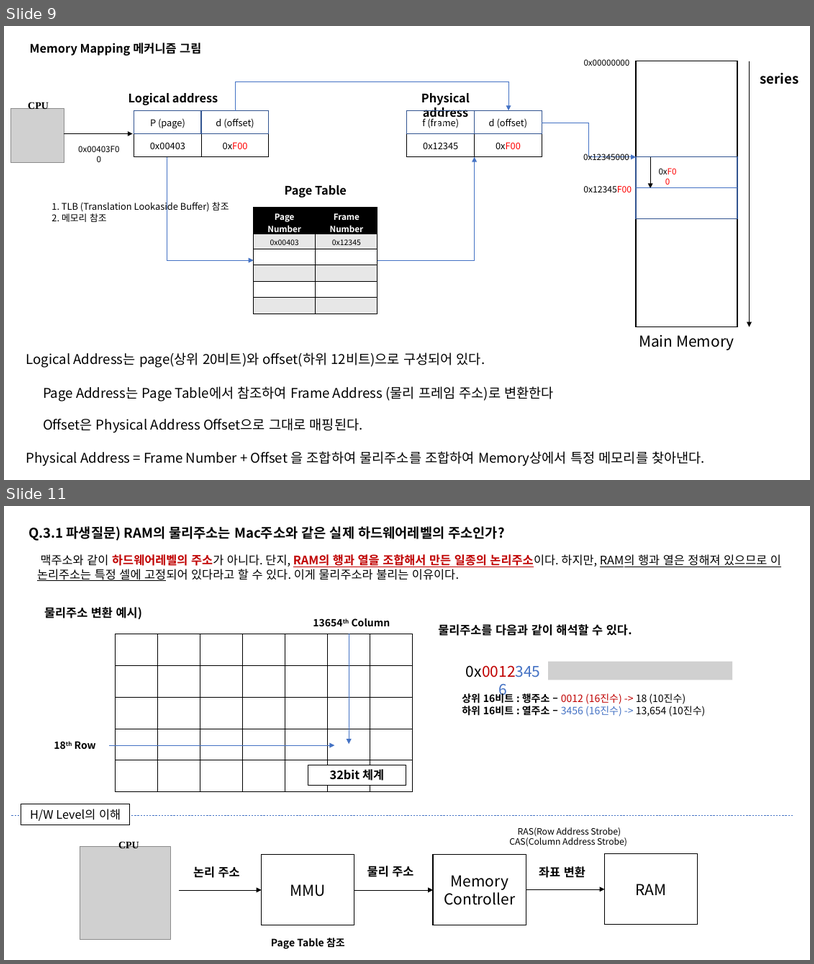
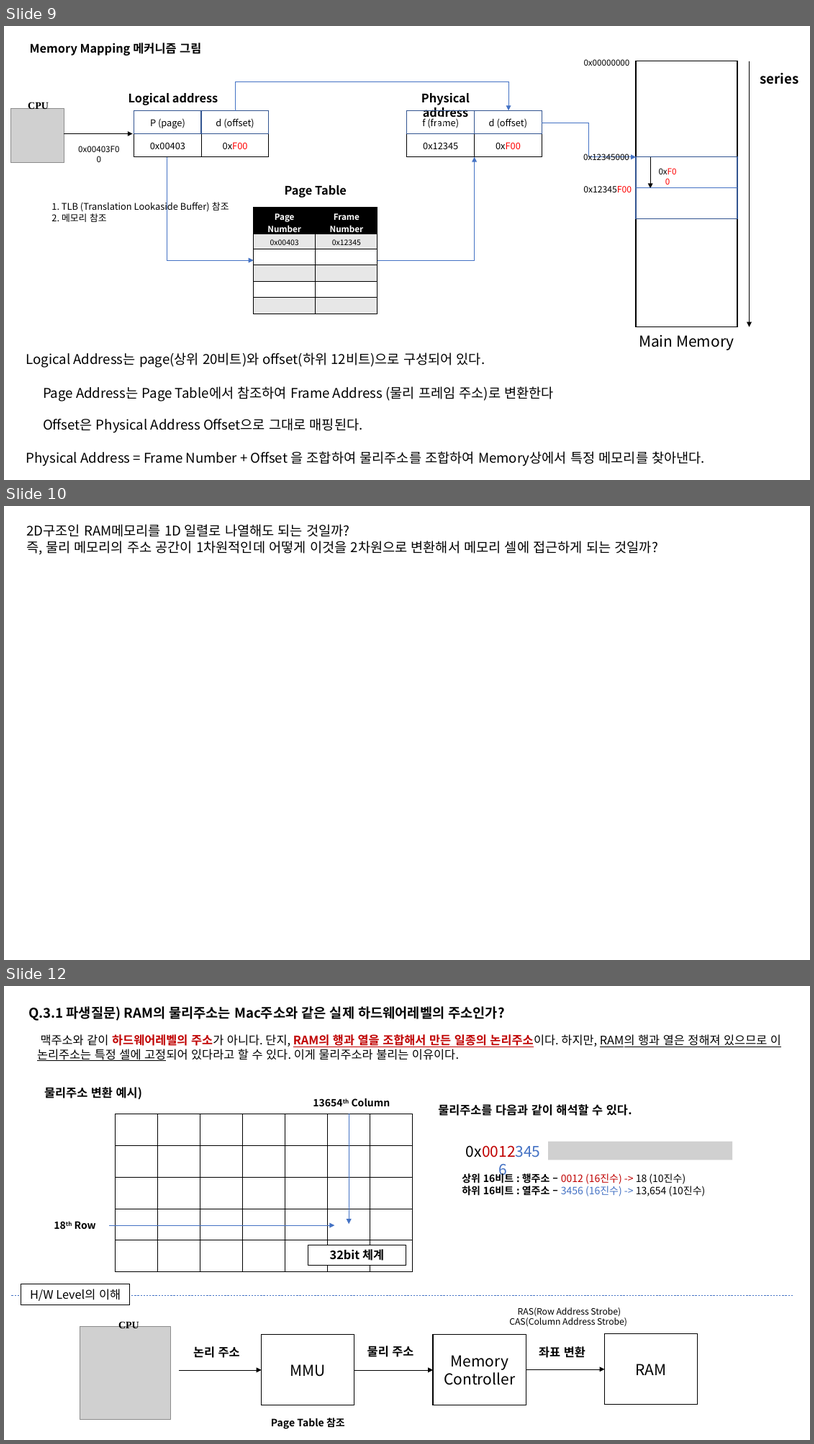
Before and after one commit to taehyuklee/C-CppStudy, a slide deck: CSwithC/CS-explanation.pptx. Shown one above the other, each under a label of ours: slides 9 and 11 before the commit, slides 9, 10 and 12 after it; the slides between them are not shown. The pictures are 814x964 and 814x1444 pixels, drawn with LibreOffice and Linux fonts; fonts in the diff are those of the drawing; grey boxes stand for pictures. Boxes give left, top, right and bottom in pixels: in the first picture for what was removed or moved away, otherwise in the second. Text is boxed around its words. In the diff, an @@ line names an element or a change of style, - is before the commit and + after.

```diff
--- a/CSwithC/CS-explanation.pptx
+++ b/CSwithC/CS-explanation.pptx
@@ slide 10 added at (4, 506, 810, 960), background #FFFFFF @@
@@ text added at (27, 524, 658, 555), 16 pt, text #000000 @@
+2D구조인 RAM메모리를 1D 일렬로 나열해도 되는 것일까?
+즉, 물리 메모리의 주소 공간이 1차원적인데 어떻게 이것을 2차원으로 변환해서 메모리 셀에 접근하게 되는 것일까?
@@ what was slide 11 is now slide 12 @@
```
Also in this commit, not shown: 1 slide changed.
